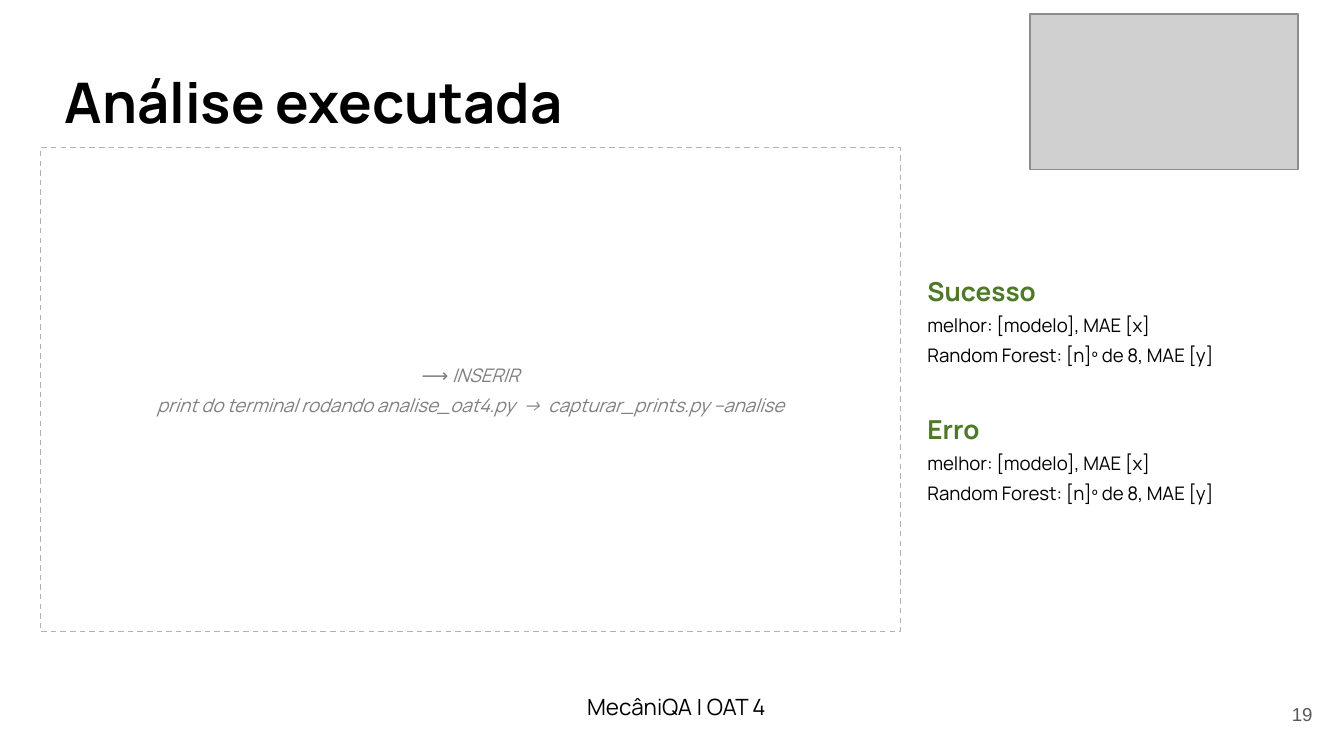
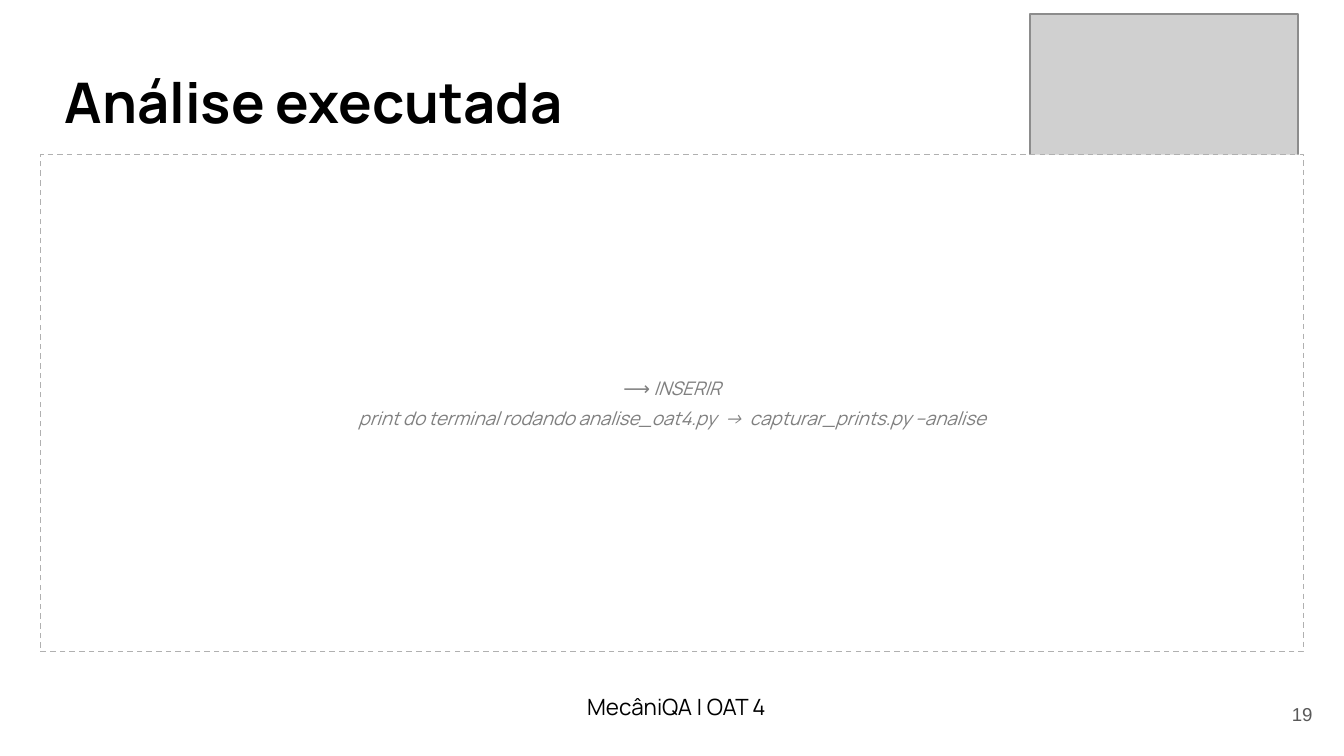
Before and after one commit to LenilsonSoares/mecaniQA-nuvem-macapa, a slide deck: slide 19 of oat4/apresentacao/mecaniQA_oat4_macapa.pptx. Drawn at 1344x756 pixels with LibreOffice and Linux fonts; fonts in the diff are those of the drawing; grey boxes stand for pictures. Boxes give left, top, right and bottom in pixels: in the first picture for what was removed or moved away, otherwise in the second. Text is boxed around its words. In the diff, an @@ line names an element or a change of style, - is before the commit and + after.

Commit message:
OAT 4: um gráfico por slide também no modelo e nas features; considerações sobre o lag 24 h na conclusão

```diff
--- a/oat4/apresentacao/mecaniQA_oat4_macapa.pptx
+++ b/oat4/apresentacao/mecaniQA_oat4_macapa.pptx
@@ rectangle: place and size @@
-rectangle at [40, 148, 900, 632]
+rectangle at [40, 155, 1304, 652]
@@ text "⟶ INSERIR": place and size @@
-text "⟶ INSERIR" at [157, 368, 784, 417]
+text "⟶ INSERIR" at [358, 381, 986, 430]
@@ text removed at [927, 282, 1214, 505] @@
-Sucesso
-melhor: [modelo], MAE [x]
-Random Forest: [n]º de 8, MAE [y]
-Erro
-melhor: [modelo], MAE [x]
-Random Forest: [n]º de 8, MAE [y]
```
Also in this commit, not shown: 5 other slides changed, 4 slides added, 2 other files.
